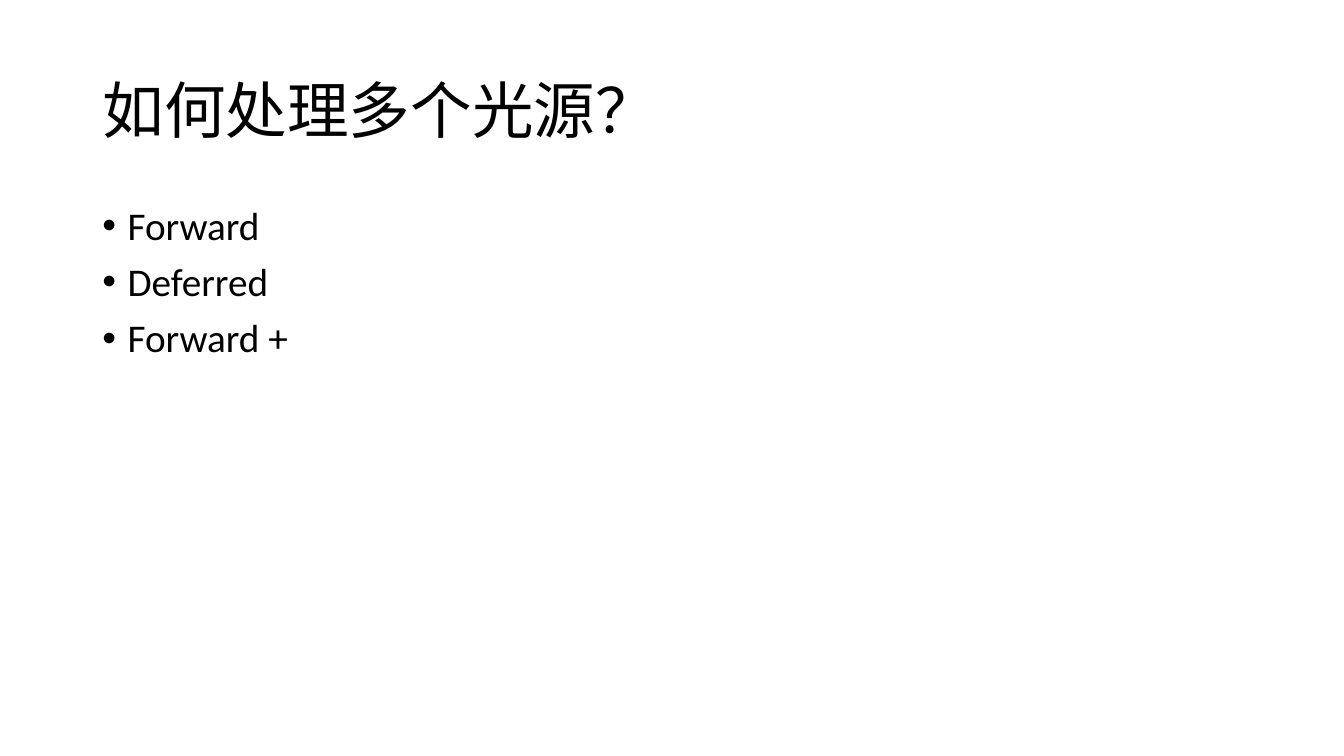
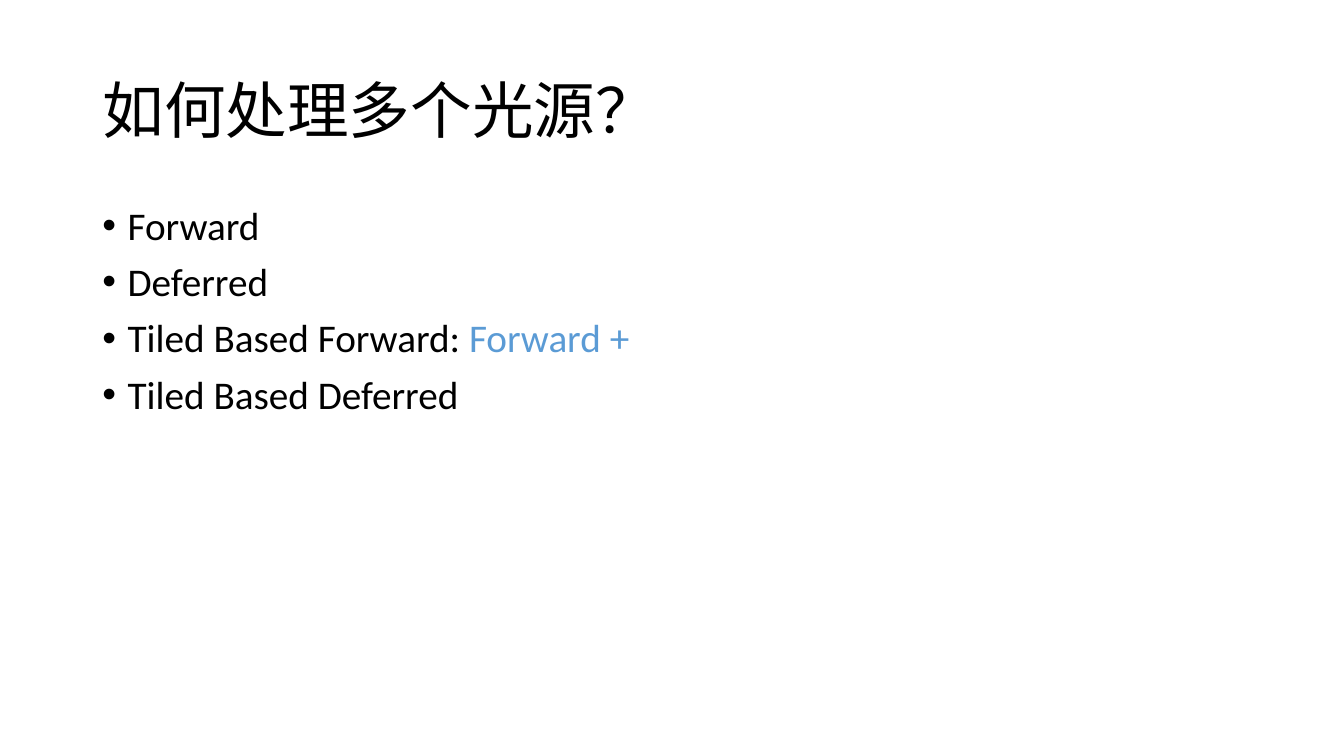
Before and after one commit to liangjuntu/Papers, a slide deck: slide 2 of ForwardPlus/Forward+梁骏图.pptx. Drawn at 1344x756 pixels with LibreOffice and Linux fonts; fonts in the diff are those of the drawing. Boxes give left, top, right and bottom in pixels: in the first picture for what was removed or moved away, otherwise in the second. Text is boxed around its words. In the diff, an @@ line names an element or a change of style, - is before the commit and + after.

```diff
--- a/ForwardPlus/Forward+梁骏图.pptx
+++ b/ForwardPlus/Forward+梁骏图.pptx
@@ text at [128,324,601,410]: text changed @@
-• Forward +
+• Tiled Based Forward: Forward +
+• Tiled Based Deferred
```
Also in this commit, not shown: 8 other slides changed, 8 slides added, 1 other file.
